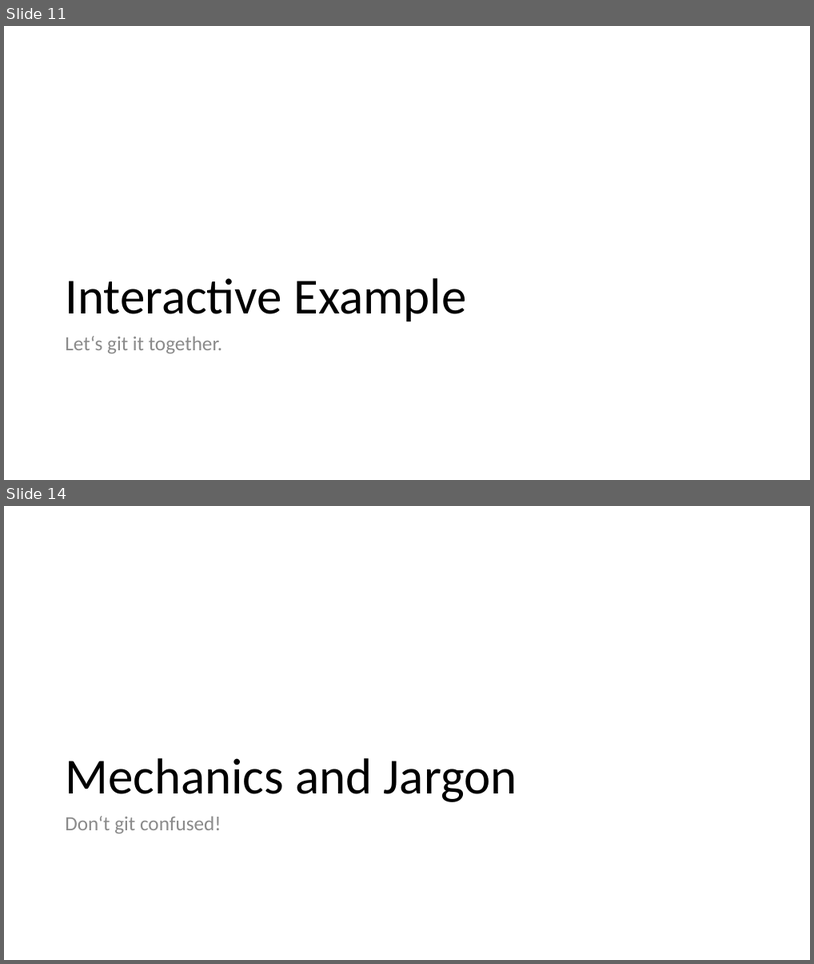
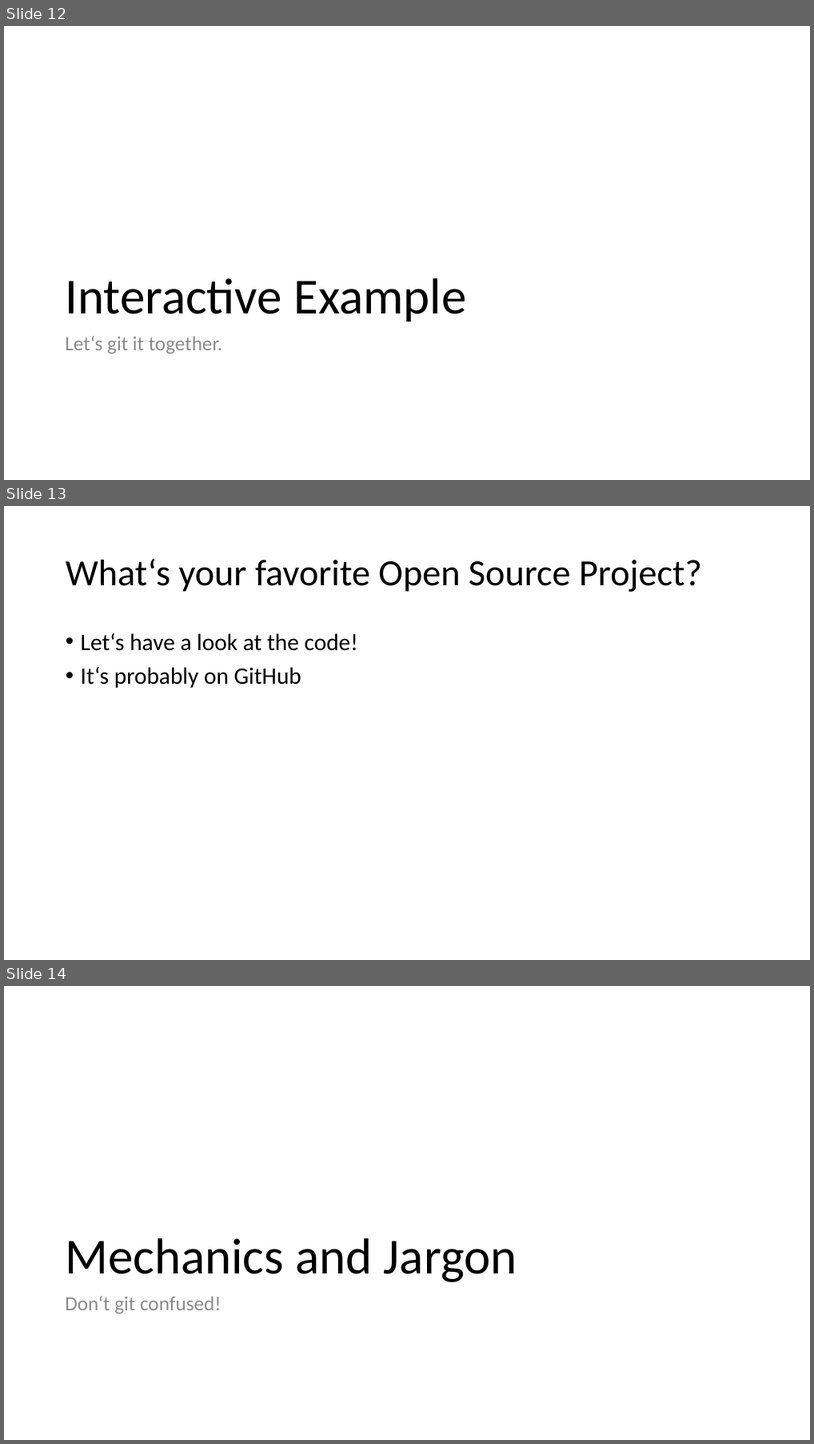
Before and after one commit to vegfetch/talk, a slide deck: cf_version_control_systems.pptx. Shown one above the other, each under a label of ours: slides 11 and 14 before the commit, slides 12, 13 and 14 after it; the slides between them are not shown. The pictures are 814x964 and 814x1444 pixels, drawn with LibreOffice and Linux fonts; fonts in the diff are those of the drawing. Boxes give left, top, right and bottom in pixels: in the first picture for what was removed or moved away, otherwise in the second. Text is boxed around its words. In the diff, an @@ line names an element or a change of style, - is before the commit and + after.

```diff
--- a/cf_version_control_systems.pptx
+++ b/cf_version_control_systems.pptx
@@ slide 13 added at <box>4,506,810,960</box>, background #FFFFFF @@
@@ title added at <box>66,559,702,592</box>, 44 pt, text #000000 @@
+What‘s your favorite Open Source Project?
@@ text added at <box>81,633,358,688</box>, 28 pt, text #000000 @@
+• Let‘s have a look at the code!
+• It‘s probably on GitHub
@@ what was slide 11 is now slide 12 @@
```
Also in this commit, not shown: 3 slides changed, 2 other slides added, 3 slides removed, 11 other files.
